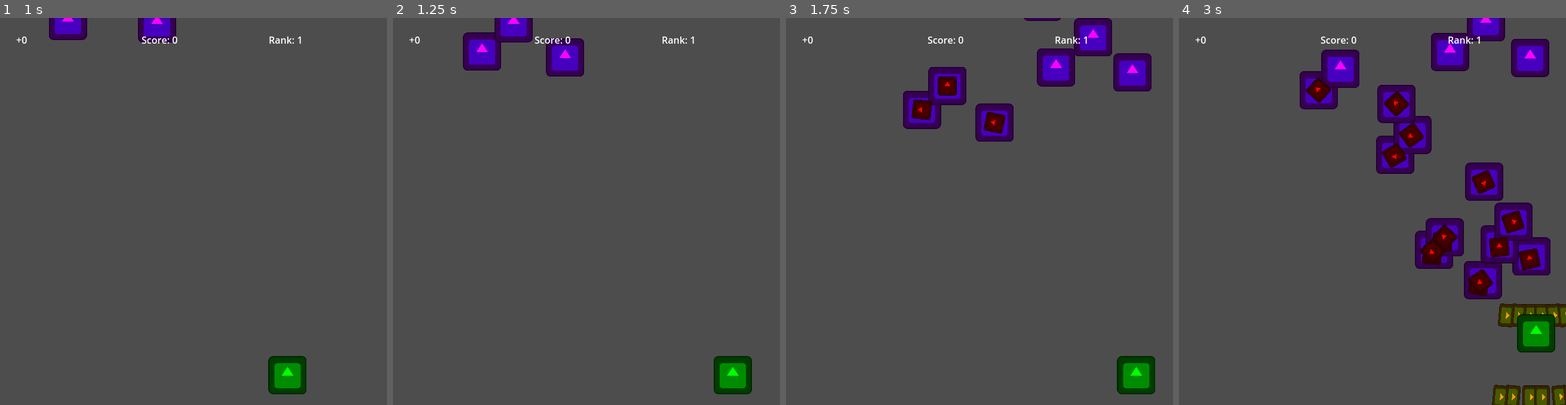
Above: before the commit, frames 1-4 (left to right).
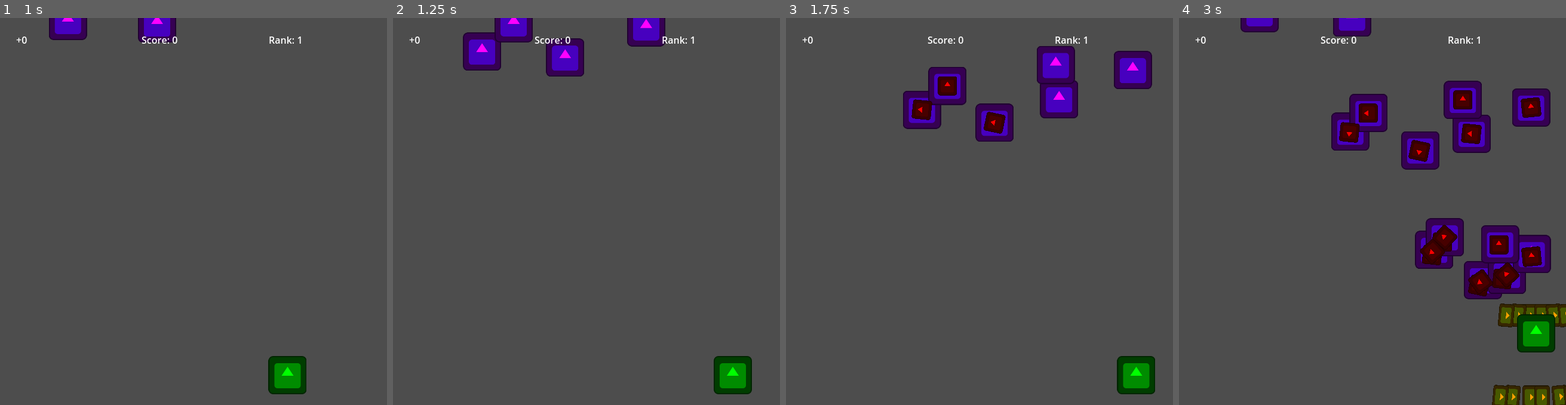
Above: after the commit, the same moments.

Repository: Zeroeth-0/Gatogun
Game: Godot game, scene res://scenes/levels/world.tscn
Two runs of this game, one before a commit and one after it. Both use one fixed random seed, a clock stepped at 60 frames per second and the inputs below. The engine's default icon, where the game draws it, is replaced by a stand-in: a white triangle on a blue panel in a dark square.
Inputs:
- Up to frame 1 (1 s): tap Enter at 0.5 s; hold Right (RIGHT) from 0.53 s (still down); tap C (A) at 0.6 s; tap X (B) at 0.8 s
- Up to frame 2 (1.25 s): keep holding Right (RIGHT)
- Up to frame 3 (1.75 s): release Right (RIGHT) at 1.28 s; hold Down (DOWN) from 1.28 s (still down); tap X (B) at 1.35 s; tap C (A) at 1.55 s
- Up to frame 4 (3 s): release Down (DOWN) at 2.03 s; hold Right (RIGHT) 2.03-2.78 s; tap C (A) at 2.1 s; tap X (B) at 2.3, 2.85 s; hold Up (UP) from 2.78 s (still down)

Frame 1 is identical in both runs. In frame 2, 0.7% of the frame differs, in the area x 60-71%, y 0-8%; in frame 3, 2.5%; in frame 4, 15%, in the area x 15-97%, y 0-72%.

Commit message:
New enemy

Diff:
--- a/project.godot
+++ b/project.godot
@@ -12,7 +12,7 @@
 
 config/name="Gatodius"
 run/main_scene="res://scenes/levels/world.tscn"
-config/features=PackedStringArray("4.1", "GL Compatibility")
+config/features=PackedStringArray("4.2", "GL Compatibility")
 run/max_fps=240
 config/icon="res://icon.svg"
 
--- /dev/null
+++ b/scenes/enemies/MA-Ad01.tscn
@@ -0,0 +1,50 @@
+[gd_scene load_steps=7 format=3 uid="uid://bh5j5lxy0e3ox"]
+
+[ext_resource type="Script" path="res://source/enemies/enemy.gd" id="1_rj0f3"]
+[ext_resource type="Texture2D" uid="uid://cuojt0mdh67vh" path="res://icon.svg" id="2_jbx6c"]
+[ext_resource type="PackedScene" uid="uid://dtvoef4p2mcqg" path="res://scenes/weapons/enemies/A-Pr02.tscn" id="3_gne2i"]
+
+[sub_resource type="RectangleShape2D" id="RectangleShape2D_jtchi"]
+
+[sub_resource type="RectangleShape2D" id="RectangleShape2D_vwy2o"]
+
+[sub_resource type="RectangleShape2D" id="RectangleShape2D_divk0"]
+
+[node name="Enemy" type="CharacterBody2D"]
+z_index = 1
+scale = Vector2(2, 2)
+script = ExtResource("1_rj0f3")
+health = 80
+
+[node name="Sprite2D" type="Sprite2D" parent="."]
+modulate = Color(1, 0, 1, 1)
+z_index = 1
+scale = Vector2(0.5, 0.5)
+texture = ExtResource("2_jbx6c")
+
+[node name="CollisionShape2D" type="CollisionShape2D" parent="."]
+shape = SubResource("RectangleShape2D_jtchi")
+disabled = true
+debug_color = Color(1, 0, 0, 0.419608)
+
+[node name="Hitbox" type="Area2D" parent="."]
+scale = Vector2(0.8, 0.8)
+
+[node name="CollisionShape2D" type="CollisionShape2D" parent="Hitbox"]
+shape = SubResource("RectangleShape2D_vwy2o")
+debug_color = Color(1, 0, 0, 0.419608)
+
+[node name="Hurtbox" type="Area2D" parent="." groups=["Enemy"]]
+scale = Vector2(0.7, 0.7)
+
+[node name="CollisionShape2D" type="CollisionShape2D" parent="Hurtbox"]
+scale = Vector2(5, 5)
+shape = SubResource("RectangleShape2D_divk0")
+debug_color = Color(0, 1, 0, 0.419608)
+
+[node name="Emitter" parent="." instance=ExtResource("3_gne2i")]
+
+[connection signal="area_entered" from="Hitbox" to="." method="_on_hitbox_area_entered"]
+[connection signal="area_exited" from="Hitbox" to="." method="_on_hitbox_area_exited"]
+[connection signal="area_entered" from="Hurtbox" to="." method="_on_hurtbox_area_entered"]
+[connection signal="area_exited" from="Hurtbox" to="." method="_on_hurtbox_area_exited"]
--- a/scenes/levels/world.tscn
+++ b/scenes/levels/world.tscn
@@ -12,11 +12,12 @@
 [ext_resource type="PackedScene" uid="uid://jkopai8ptvrm" path="res://scenes/UI/score_label.tscn" id="10_s7d0j"]
 [ext_resource type="PackedScene" uid="uid://ber78ar7g5504" path="res://scenes/UI/fever_bar.tscn" id="11_yb1ae"]
 [ext_resource type="PackedScene" uid="uid://0mmb5byle7yk" path="res://scenes/UI/extend_bar.tscn" id="12_rh75x"]
+[ext_resource type="PackedScene" uid="uid://bh5j5lxy0e3ox" path="res://scenes/enemies/MA-Ad01.tscn" id="13_wto8c"]
 
 [node name="World" type="Node2D"]
 script = ExtResource("1_btnht")
 csv_file = "res://source/levels/test.txt"
-enemy_scenes = Array[PackedScene]([ExtResource("6_kdx7s"), ExtResource("7_ewcwf"), ExtResource("6_ay5fw")])
+enemy_scenes = Array[PackedScene]([ExtResource("6_kdx7s"), ExtResource("7_ewcwf"), ExtResource("6_ay5fw"), ExtResource("13_wto8c")])
 
 [node name="North Lane" type="Node2D" parent="."]
 position = Vector2(324, -100)
--- /dev/null
+++ b/scenes/weapons/enemies/A-Pr02.tscn
@@ -0,0 +1,8 @@
+[gd_scene load_steps=2 format=3 uid="uid://dtvoef4p2mcqg"]
+
+[ext_resource type="Script" path="res://source/weapons/emitter.gd" id="1_dmaei"]
+
+[node name="Emitter" type="Marker2D"]
+script = ExtResource("1_dmaei")
+aimAtPlayer = true
+arms = 3
Not shown: 1 places in scenes/levels/world.tscn that only renumber resources
Not shown, changed: source/levels/test.txt
